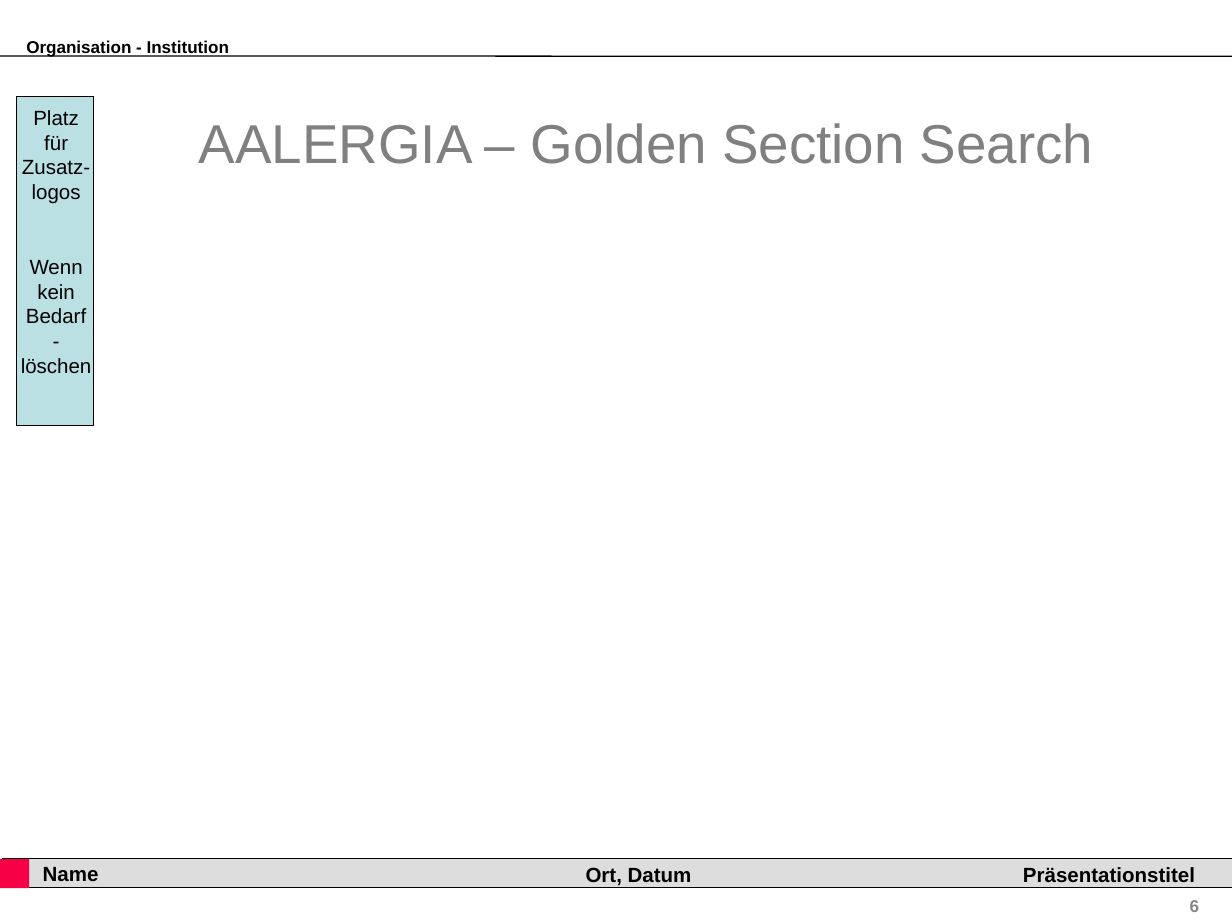
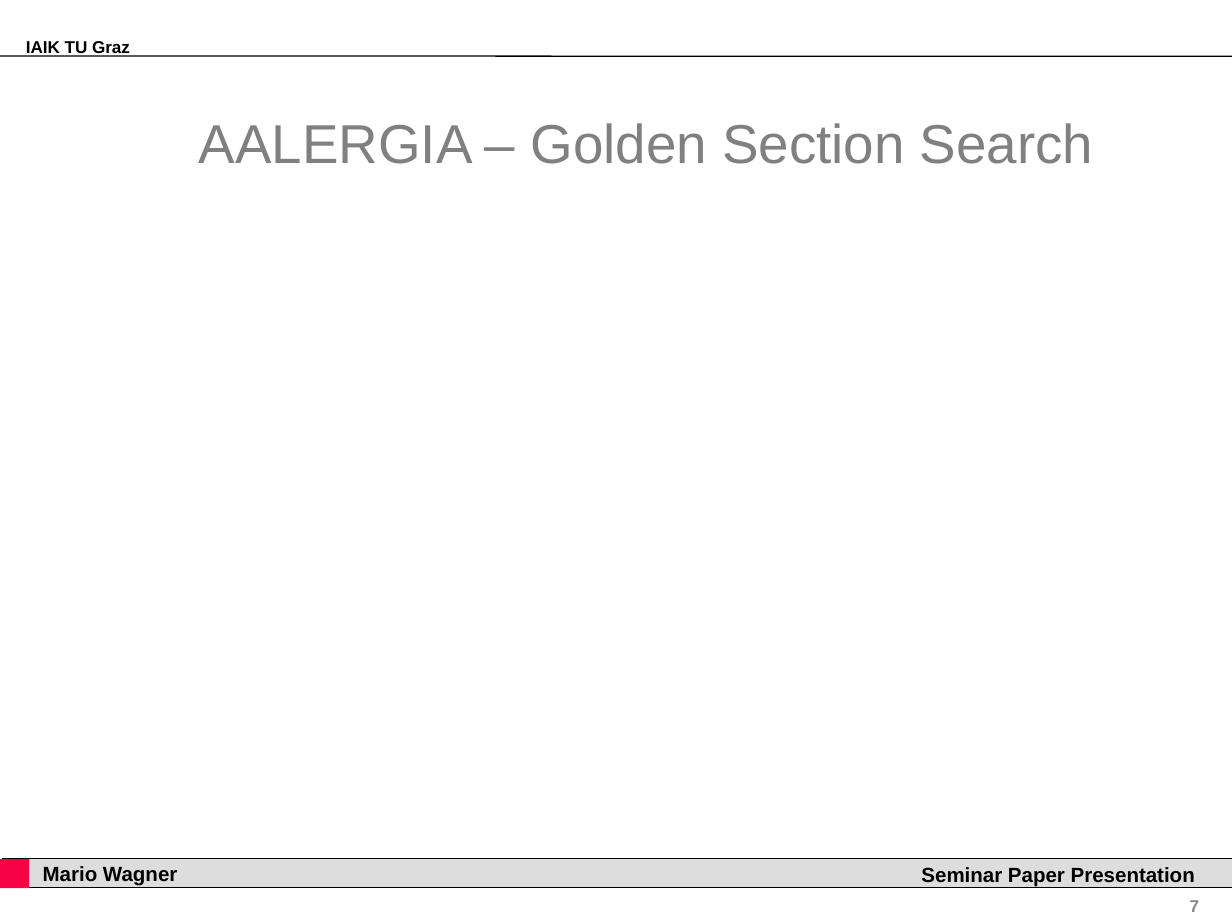
Before and after one commit to grashupfa/seminar, a slide deck: slide 7 of presentation/seminarpaper.ppt (slide 6 before the commit). Drawn at 1232x924 pixels with LibreOffice and Linux fonts; fonts in the diff are those of the drawing; background and template pictures are left out. Boxes give left, top, right and bottom in pixels: in the first picture for what was removed or moved away, otherwise in the second. Text is boxed around its words. In the diff, an @@ line names an element or a change of style, - is before the commit and + after.

```diff
--- a/presentation/seminarpaper.ppt
+++ b/presentation/seminarpaper.ppt
@@ text removed at bbox=[26, 40, 229, 57] @@
-Organisation - Institution
@@ text added at bbox=[26, 41, 130, 57], 10 pt, text #000000, bold @@
+IAIK TU Graz
@@ rectangle removed at bbox=[16, 96, 94, 426] @@
@@ text removed at bbox=[21, 110, 92, 374] @@
-Platz
-für
-Zusatz-
-logos
-Wenn
-kein
-Bedarf
--
-löschen
@@ text in rectangle at bbox=[43, 866, 177, 886]: text changed @@
-Name
+Mario Wagner
@@ text removed at bbox=[586, 867, 692, 885] @@
-Ort, Datum
@@ text added at bbox=[921, 867, 1195, 887], 12 pt, text #000000, bold @@
+Seminar Paper Presentation
@@ text removed at bbox=[1023, 867, 1195, 883] @@
-Präsentationstitel
@@ page number at bbox=[1190, 900, 1200, 912]: text changed @@
-6
+7
```
Also in this commit, not shown: 6 other slides changed, 10 slides added, 5 slides removed.
